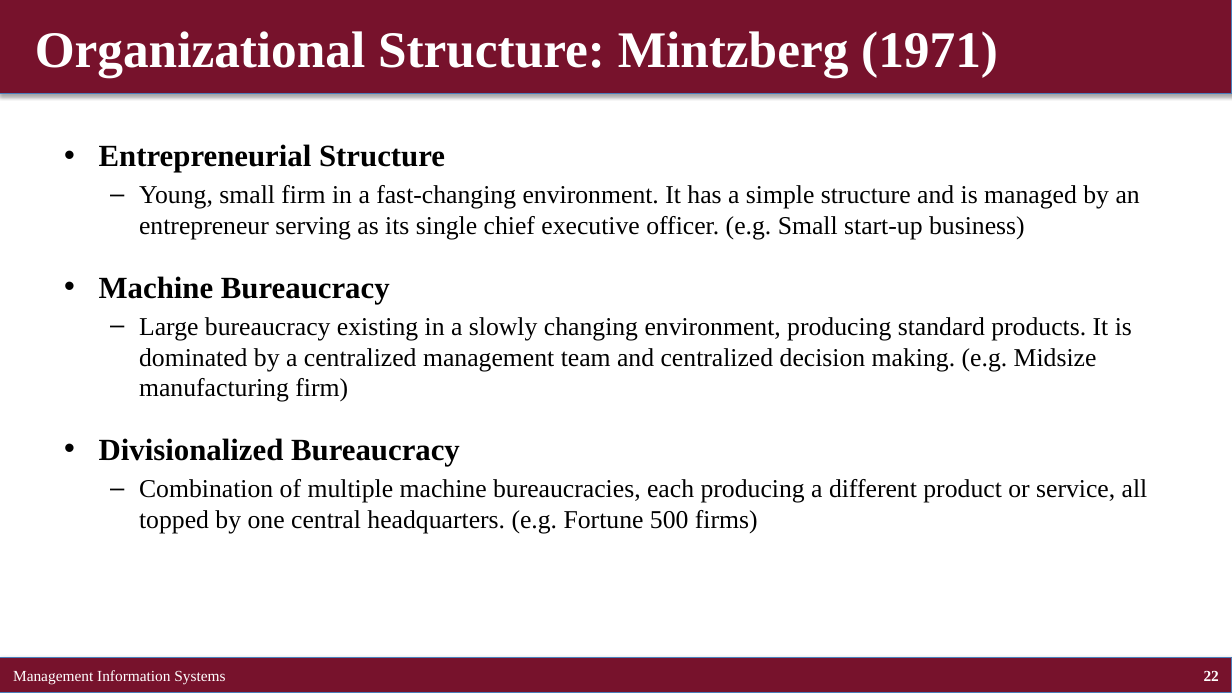
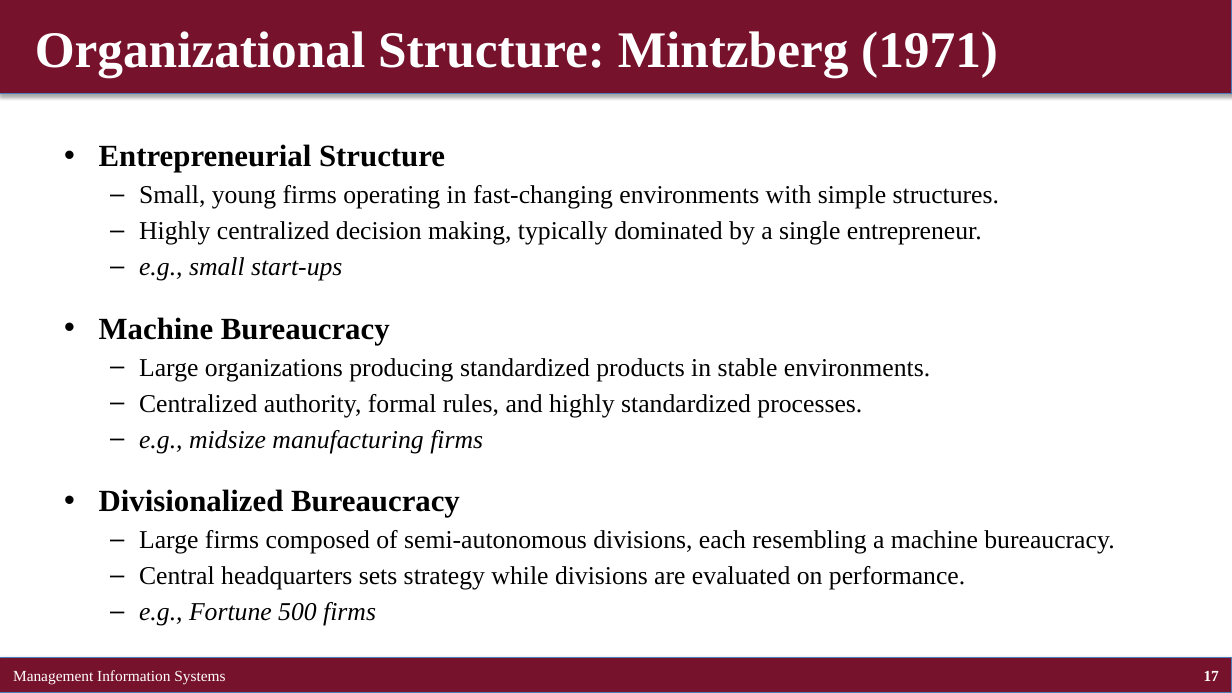
Before and after one commit to brianhwpark/brianhwpark.github.io, a slide deck: slide 17 of files/teaching-resources/concordiacollege-busn-315/busn-315-lecture-note/busn315-ch03.pptx (slide 22 before the commit). Drawn at 1232x693 pixels with LibreOffice and Linux fonts; fonts in the diff are those of the drawing. Boxes give left, top, right and bottom in pixels: in the first picture for what was removed or moved away, otherwise in the second. Text is boxed around its words. In the diff, an @@ line names an element or a change of style, - is before the commit and + after.

```diff
--- a/files/teaching-resources/concordiacollege-busn-315/busn-315-lecture-note/busn315-ch03.pptx
+++ b/files/teaching-resources/concordiacollege-busn-315/busn-315-lecture-note/busn315-ch03.pptx
@@ text at (x1=139, y1=185, x2=999, y2=281): text changed @@
-  – Young, small firm in a fast-changing environment. It has a simple structure and is managed by an entrepreneur serving as its single chief executive officer. (e.g. Small start-up business)
+  – Small, young firms operating in fast-changing environments with simple structures.
+  – Highly centralized decision making, typically dominated by a single entrepreneur.
+  – e.g., small start-ups
@@ text at (x1=139, y1=358, x2=930, y2=453): text changed @@
-  – Large bureaucracy existing in a slowly changing environment, producing standard products. It is dominated by a centralized management team and centralized decision making. (e.g. Midsize manufacturing firm)
+  – Large organizations producing standardized products in stable environments.
+  – Centralized authority, formal rules, and highly standardized processes.
+  – e.g., midsize manufacturing firms
@@ text at (x1=139, y1=530, x2=1114, y2=626): text changed @@
-  – Combination of multiple machine bureaucracies, each producing a different product or service, all topped by one central headquarters. (e.g. Fortune 500 firms)
+  – Large firms composed of semi-autonomous divisions, each resembling a machine bureaucracy.
+  – Central headquarters sets strategy while divisions are evaluated on performance.
+  – e.g., Fortune 500 firms
@@ page number at (x1=1204, y1=671, x2=1219, y2=681): text changed @@
-22
+17
```
Also in this commit, not shown: 46 other slides changed, 5 slides added, 5 slides removed, 8 other files.
